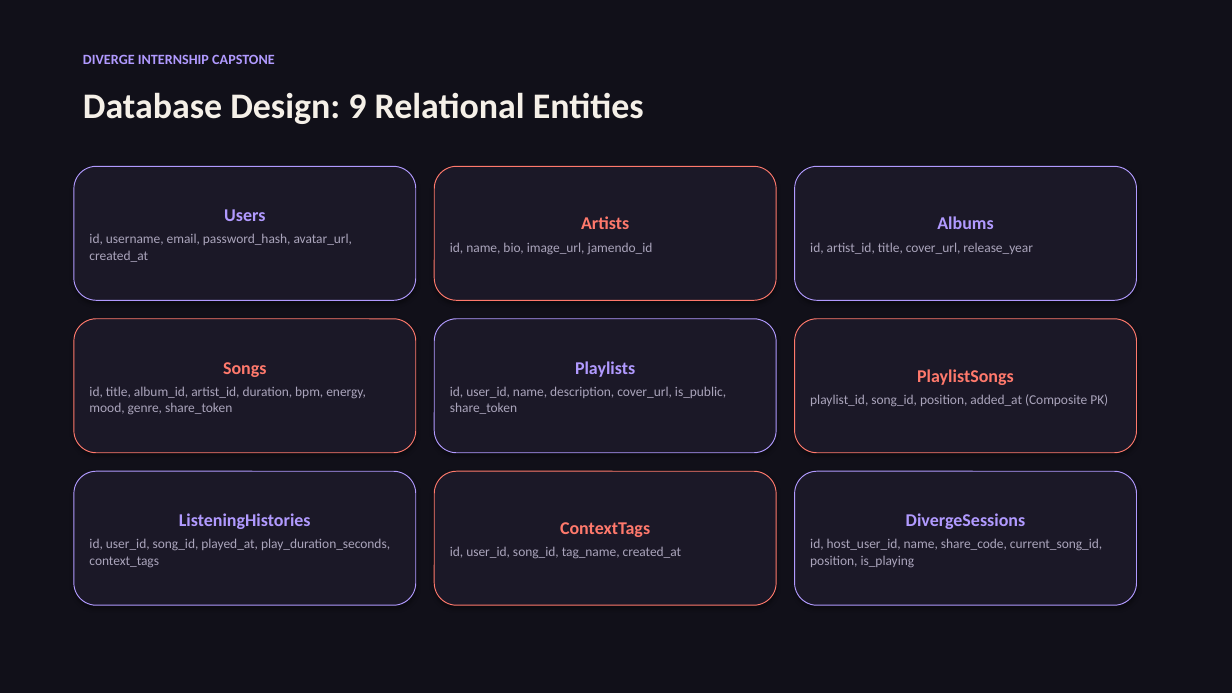
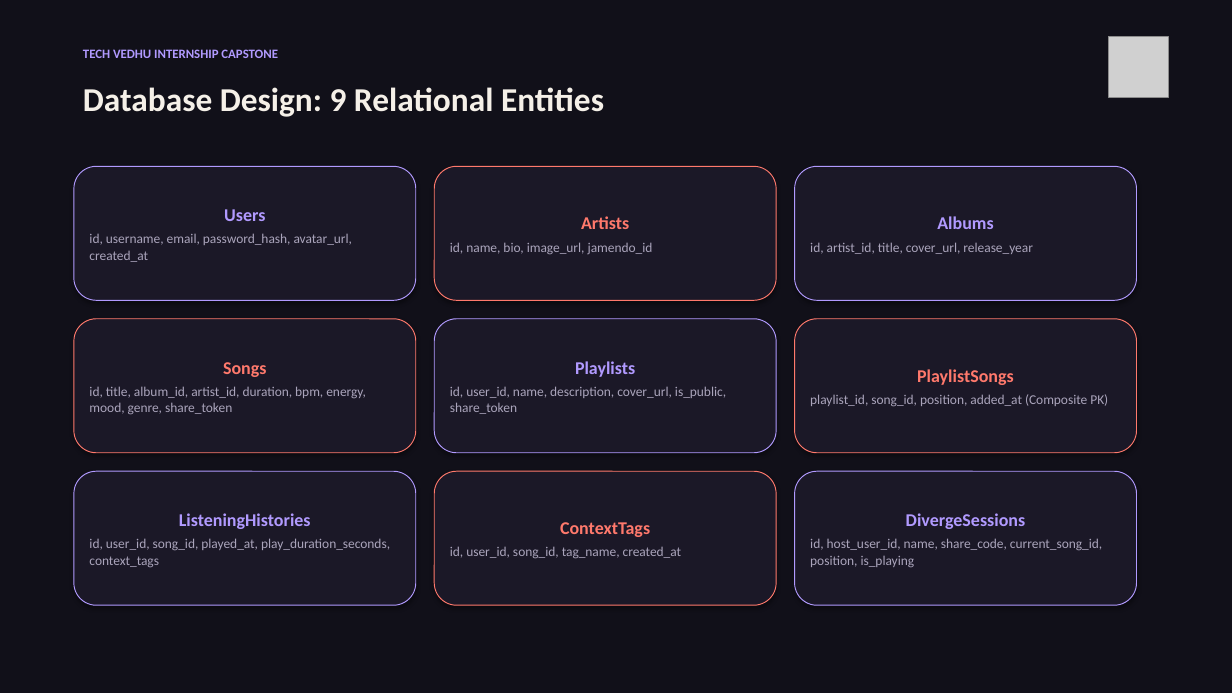
Before and after one commit to Dharsh606/DIVERGE, a slide deck: slide 7 of docs/presentation.pptx. Drawn at 1232x693 pixels with LibreOffice and Linux fonts; fonts in the diff are those of the drawing; grey boxes stand for pictures. Boxes give left, top, right and bottom in pixels: in the first picture for what was removed or moved away, otherwise in the second. Text is boxed around its words. In the diff, an @@ line names an element or a change of style, - is before the commit and + after.

Commit message:
feat: integrate official DIVERGE 3D logo, full songs audio engine, author metadata, and executive closing slide

```diff
--- a/docs/presentation.pptx
+++ b/docs/presentation.pptx
@@ text at (x1=83, y1=49, x2=278, y2=58): text changed; size 11 to 10 pt @@
-DIVERGE INTERNSHIP CAPSTONE
+TECH VEDHU INTERNSHIP CAPSTONE
@@ picture added at (x1=1109, y1=37, x2=1169, y2=97) @@
@@ text "Database Design: 9 Relational Entities" at (x1=83, y1=87, x2=604, y2=117): size 28 to 26 pt @@
```
Also in this commit, not shown: 10 other slides changed, 1 slide added, 1 slide removed, 16 other files.
